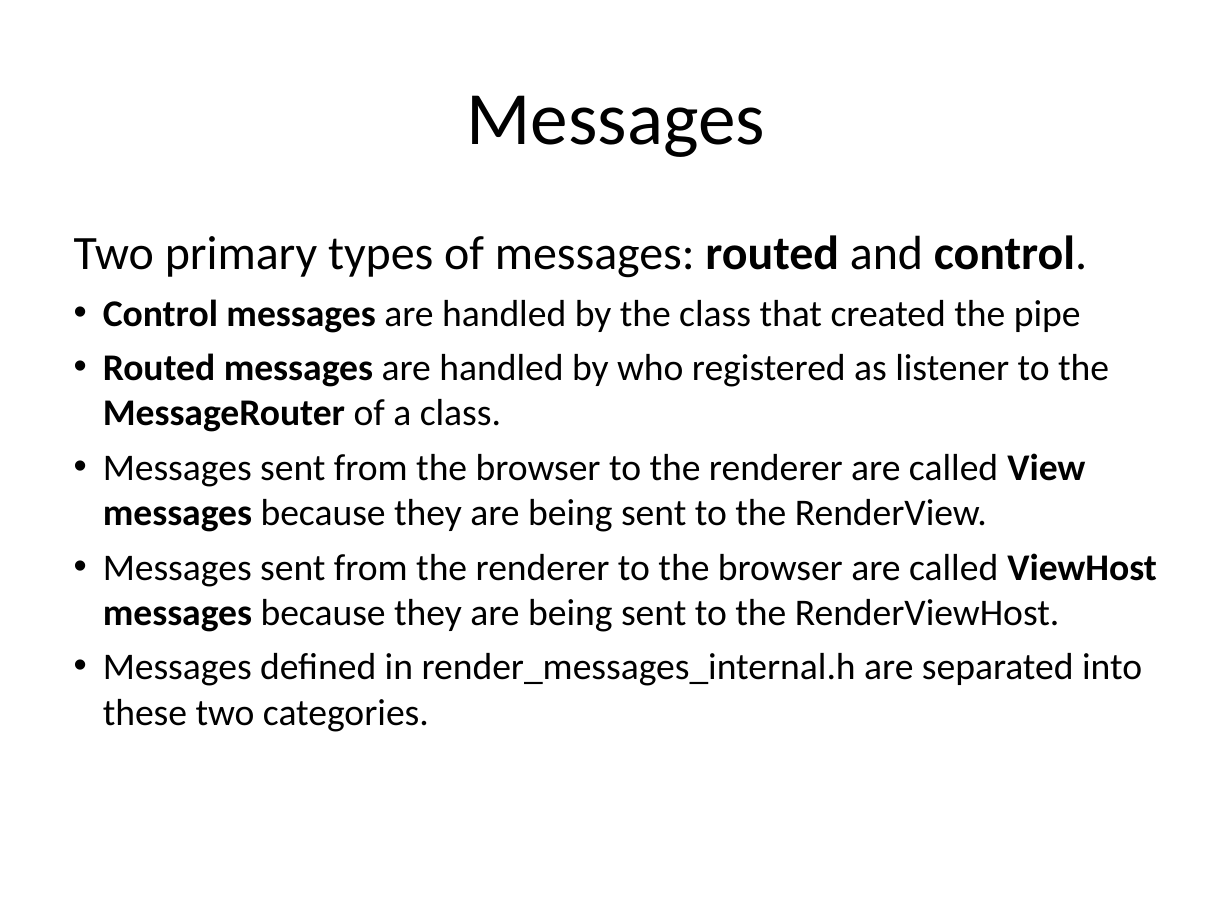
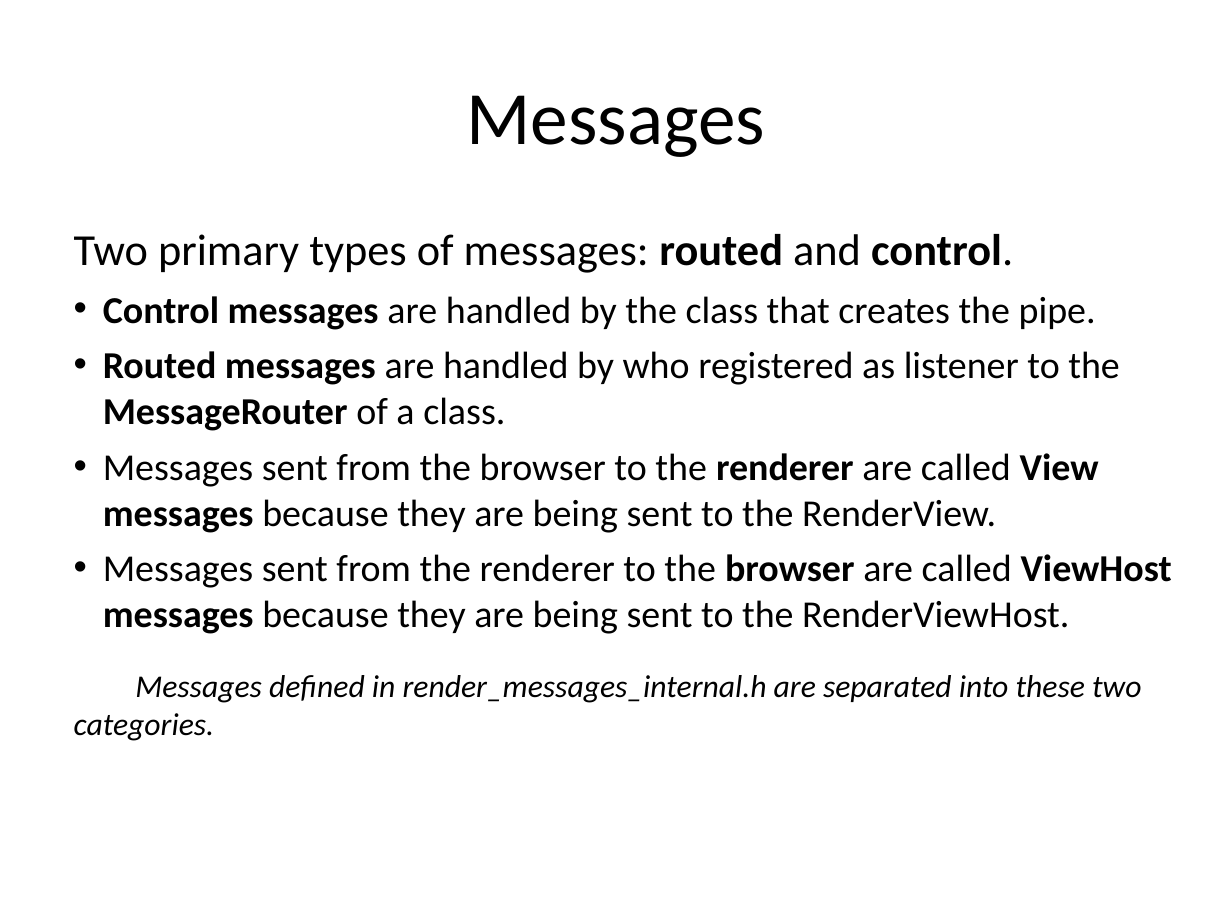
Before and after one commit to tezheng/chromium, a slide deck: slide 28 of docs/chromium.ppt (slide 27 before the commit). Drawn at 1232x924 pixels with LibreOffice and Linux fonts; fonts in the diff are those of the drawing. Boxes give left, top, right and bottom in pixels: in the first picture for what was removed or moved away, otherwise in the second. Text is boxed around its words. In the diff, an @@ line names an element or a change of style, - is before the commit and + after.

Commit message:
update chromium.ppt, render part.

```diff
--- a/docs/chromium.ppt
+++ b/docs/chromium.ppt
@@ text at (74, 234, 1172, 741): size 28 to 25.9 pt in "Two primary types of messages: routed and ..."; size 22 to 22.2 pt in "Routed messages are handled by who registered ...", "Messages sent from the browser to the ...", "Messages sent from the renderer to the ..."; bold on in "renderer", "browser"; size 22 to 18.5 pt, italic on in "Messages defined in render_messages_internal.h are separated ..."; bullet • to none @@
@@ text at (103, 296, 1096, 330): text changed; size 22 to 22.2 pt @@
-• Control messages are handled by the class that created the pipe
+• Control messages are handled by the class that creates the pipe.
```
Also in this commit, not shown: 3 other slides changed, 11 slides added.
